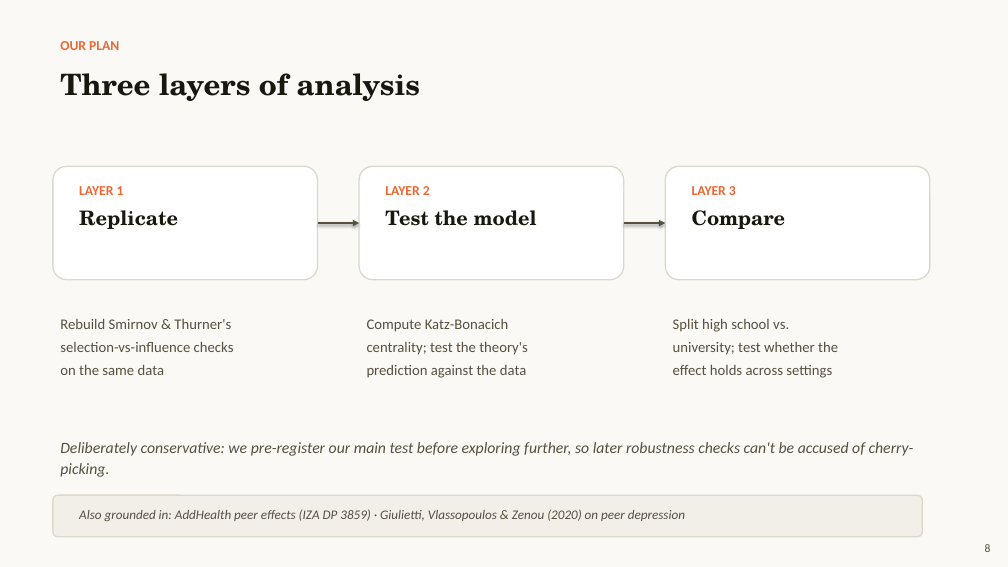
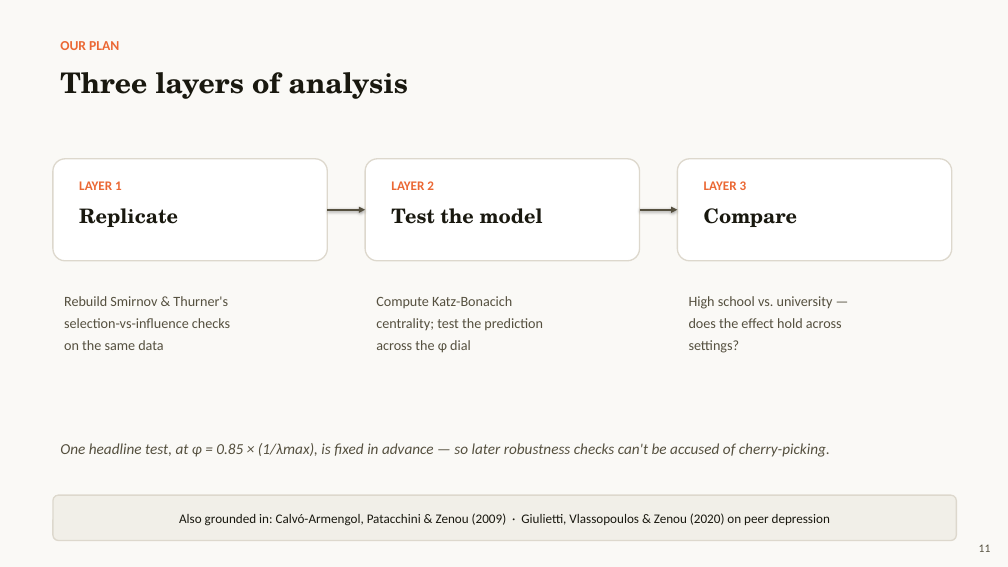
Before and after one commit to TingyingHuang/ECC3841-network-position-and-academic-performance, a slide deck: slide 11 of slides/Presentation1.pptx (slide 8 before the commit). Drawn at 1008x567 pixels with LibreOffice and Linux fonts; fonts in the diff are those of the drawing. Boxes give left, top, right and bottom in pixels: in the first picture for what was removed or moved away, otherwise in the second. Text is boxed around its words. In the diff, an @@ line names an element or a change of style, - is before the commit and + after.

```diff
--- a/slides/Presentation1.pptx
+++ b/slides/Presentation1.pptx
@@ text "Three layers of analysis" at [60, 72, 408, 99]: size 28 to 27 pt; line spacing 1.15 to 1.08 @@
@@ rounded rectangle: place and size @@
-rounded rectangle at [53, 166, 318, 280]
+rounded rectangle at [53, 159, 327, 261]
@@ rounded rectangle: place and size @@
-rounded rectangle at [359, 166, 624, 280]
+rounded rectangle at [365, 159, 640, 261]
@@ rounded rectangle: place and size @@
-rounded rectangle at [665, 166, 930, 280]
+rounded rectangle at [678, 159, 952, 261]
@@ size 13 to 12.5 pt in 3 elements at [79, 181, 122, 190], [391, 181, 434, 190], [704, 181, 747, 190] @@
@@ text "LAYER 3": place and size @@
-text "LAYER 3" at [692, 186, 736, 195]
+text "LAYER 3" at [704, 181, 747, 190]
@@ arrow moved from (318, 223) - (359, 223) to (327, 209) - (365, 209) @@
@@ text "Test the model": place and size @@
-text "Test the model" at [385, 210, 537, 226]
+text "Test the model" at [391, 208, 543, 224]
@@ arrow moved from (624, 223) - (665, 223) to (640, 209) - (678, 209) @@
@@ text "Compare": place and size @@
-text "Compare" at [692, 210, 785, 229]
+text "Compare" at [704, 208, 797, 227]
@@ text "Rebuild Smirnov & Thurner's": place and size @@
-text "Rebuild Smirnov & Thurner's" at [60, 318, 234, 375]
+text "Rebuild Smirnov & Thurner's" at [64, 296, 230, 350]
@@ text "Rebuild Smirnov & Thurner's" at [64, 296, 230, 350]: size 14 to 13.5 pt @@
@@ text "Compute Katz-Bonacich": place and size @@
-text "Compute Katz-Bonacich" at [367, 319, 528, 378]
+text "Compute Katz-Bonacich" at [376, 296, 543, 353]
@@ text at [376, 296, 512, 308]: size 14 to 13.5 pt in "Compute Katz-Bonacich" @@
@@ text at [689, 296, 842, 353]: text changed; size 14 to 13.5 pt @@
-Split high school vs.
-university; test whether the
-effect holds across settings
+High school vs. university —
+does the effect hold across
+settings?
@@ text at [376, 318, 543, 353]: text changed; size 14 to 13.5 pt @@
-centrality; test the theory's
-prediction against the data
+centrality; test the prediction
+across the φ dial
@@ text at [60, 443, 830, 457]: text changed; size 15 to 14.5 pt @@
-Deliberately conservative: we pre-register our main test before exploring further, so later robustness checks can't be accused of cherry-picking.
+One headline test, at φ = 0.85 × (1/λmax), is fixed in advance — so later robustness checks can't be accused of cherry-picking.
@@ rounded rectangle "Also grounded in: Calvó-Armengol, Patacchini ...": place and size @@
-rounded rectangle "Also grounded in: Calvó-Armengol, Patacchini ..." at [53, 495, 923, 537]
+rounded rectangle "Also grounded in: Calvó-Armengol, Patacchini ..." at [53, 495, 957, 541]
@@ text removed at [79, 509, 685, 521] @@
-Also grounded in: AddHealth peer effects (IZA DP 3859) · Giulietti, Vlassopoulos & Zenou (2020) on peer depression
@@ text in rounded rectangle at [179, 513, 830, 526]: text added @@
+Also grounded in: Calvó-Armengol, Patacchini & Zenou (2009) · Giulietti, Vlassopoulos & Zenou (2020) on peer depression
@@ text at [979, 544, 991, 552]: text changed @@
-8
+11
```
Also in this commit, not shown: 3 other slides changed, 8 slides added, 5 slides removed, 9 other files.
